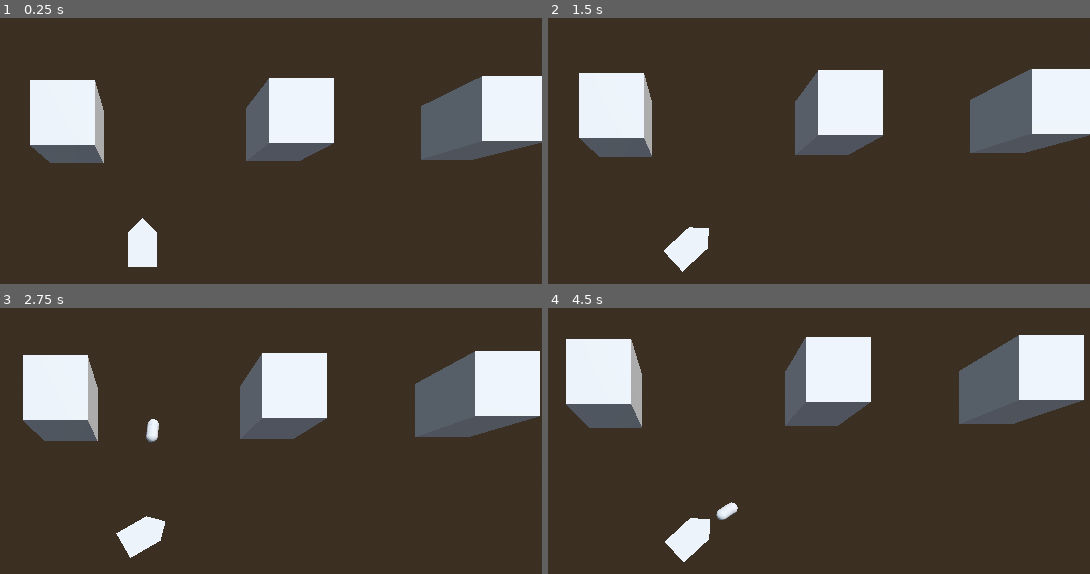
Above: before the commit, frames 1-4 (two rows, left to right).
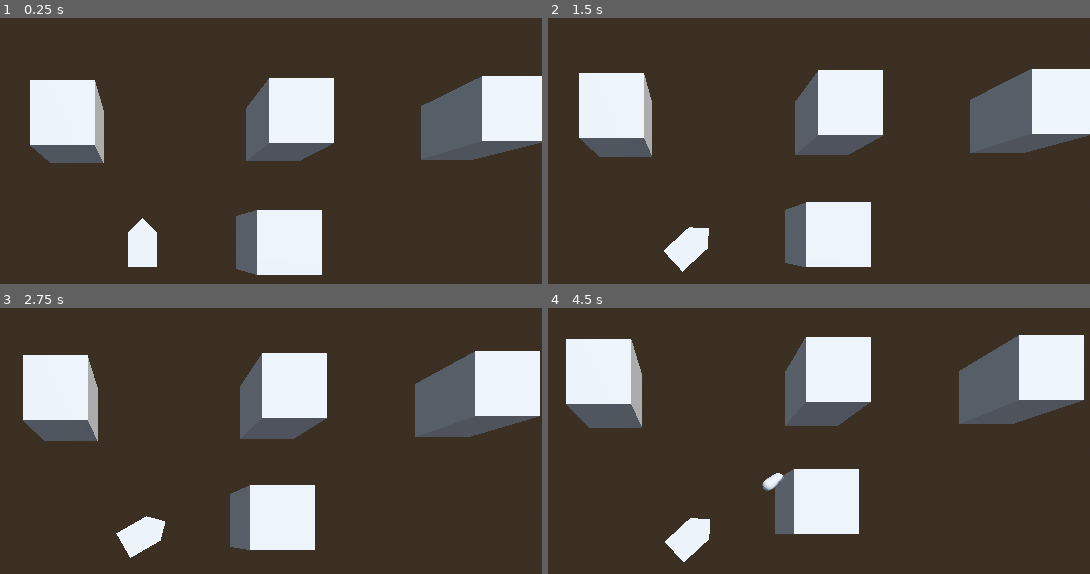
Above: after the commit, the same moments.

Repository: TheiaB/propaganda-asteroids
Game: Godot game, scene res://scenes/game.tscn
The game is run twice, just before and just after one commit, with the same random seed, the same clock (stepped at 60 frames per second) and the same inputs.
Inputs:
- Up to frame 1 (0.25 s): no input
- Up to frame 2 (1.5 s): tap Enter at 0.5 s; hold D (right) 0.53-1.28 s; tap S (break) at 0.6 s; hold A (left) from 1.28 s (still down); tap W (gas) at 1.35 s
- Up to frame 3 (2.75 s): release A (left) at 2.03 s; hold D (right) from 2.03 s (still down); tap J (shoot) at 2.1 s
- Up to frame 4 (4.5 s): tap S (break) at 2.85 s; release D (right) at 3.53 s; hold A (left) from 3.53 s (still down); tap W (gas) at 3.6 s; tap J (shoot) at 4.35 s

The runs differ from the first frame. In frame 1, 3.8% of the frame differs, in the area x 43-60%, y 72-97%; in frame 2, 3.8%; in frame 3, 3.9%; in frame 4, 4.0%, in the area x 30-58%, y 60-85%.

Commit message:
make example astroids destroyable and add (health/weapon damage)

Diff:
--- a/project.godot
+++ b/project.godot
@@ -42,3 +42,9 @@
 "events": [Object(InputEventKey,"resource_local_to_scene":false,"resource_name":"","device":-1,"window_id":0,"alt_press …(192 unchanged characters)…
 ]
 }
+
+[layer_names]
+
+3d_physics/layer_2="Ship"
+3d_physics/layer_3="Astroid"
+3d_physics/layer_4="Bullet"
--- /dev/null
+++ b/scenes/example_astroid.tscn
@@ -0,0 +1,18 @@
+[gd_scene load_steps=3 format=3 uid="uid://c4yiwtl77ahvj"]
+
+[ext_resource type="Script" uid="uid://bddgaqomuqn2r" path="res://scripts/example_astroid.gd" id="1_q6l3o"]
+
+[sub_resource type="BoxShape3D" id="BoxShape3D_dttsx"]
+
+[node name="Node3D" type="Area3D"]
+collision_layer = 4
+collision_mask = 10
+script = ExtResource("1_q6l3o")
+
+[node name="CollisionShape3D" type="CollisionShape3D" parent="."]
+shape = SubResource("BoxShape3D_dttsx")
+
+[node name="CSGBox3D" type="CSGBox3D" parent="."]
+
+[connection signal="area_entered" from="." to="." method="_on_area_entered"]
+[connection signal="body_entered" from="." to="." method="_on_body_entered"]
--- a/scenes/game.tscn
+++ b/scenes/game.tscn
@@ -1,8 +1,9 @@
-[gd_scene load_steps=8 format=3 uid="uid://cnotxnjbhrj4a"]
+[gd_scene load_steps=9 format=3 uid="uid://cnotxnjbhrj4a"]
 
 [ext_resource type="Script" uid="uid://dxicgx2v6rcda" path="res://scripts/game.gd" id="1_lnu2h"]
 [ext_resource type="Script" uid="uid://c3nebth5qx3wg" path="res://scripts/camera_3d.gd" id="1_yqjtg"]
 [ext_resource type="PackedScene" uid="uid://boprrp0xswaga" path="res://scenes/ship.tscn" id="2_lnu2h"]
+[ext_resource type="PackedScene" uid="uid://c4yiwtl77ahvj" path="res://scenes/example_astroid.tscn" id="4_lbhrr"]
 
 [sub_resource type="ProceduralSkyMaterial" id="ProceduralSkyMaterial_80nbo"]
 sky_horizon_color = Color(0.662243, 0.671743, 0.686743, 1)
@@ -93,3 +94,6 @@
 shape = SubResource("BoxShape3D_e2o6t")
 
 [node name="Lasers" type="Node" parent="."]
+
+[node name="Astroid" parent="." instance=ExtResource("4_lbhrr")]
+transform = Transform3D(1, 0, 0, 0, 1, 0, 0, 0, 1, 2.2656, 0, 0)
--- a/scenes/laser.tscn
+++ b/scenes/laser.tscn
@@ -6,6 +6,8 @@
 
 [node name="laser" type="Area3D"]
 transform = Transform3D(0.2, 0, 0, 0, 0.2, 0, 0, 0, 0.2, 0, 0, 0)
+collision_layer = 8
+collision_mask = 4
 script = ExtResource("1_xmihv")
 
 [node name="CollisionShape3D" type="CollisionShape3D" parent="."]
--- a/scenes/ship.tscn
+++ b/scenes/ship.tscn
@@ -7,6 +7,7 @@
 
 [node name="Ship" type="CharacterBody3D"]
 collision_layer = 2
+collision_mask = 5
 script = ExtResource("1_2gnfn")
 ACCELERATION = 3.0
 
--- /dev/null
+++ b/scripts/example_astroid.gd
@@ -0,0 +1,13 @@
+extends Area3D
+
+signal ship_hits_astroid
+@onready var ship: CharacterBody3D = %Ship
+@export var health = 3
+
+func _on_area_entered(area: Area3D) -> void:
+	health -= ship.weapon_damage
+	if health <= 0:
+		queue_free()
+
+func _on_body_entered(body: Node3D) -> void:
+	ship_hits_astroid.emit()
--- a/scripts/game.gd
+++ b/scripts/game.gd
@@ -2,12 +2,18 @@
 
 @onready var lasers: Node = $Lasers
 @onready var ship: Node = $Ship
+@onready var example_astroid = $Astroid
 
-func _on_player_hit():
-	print("SUI")
+func _on_player_hit_static_body():
+	print("Ship hit static body")
+
+
+func _on_ship_hits_astroid():
+	print("Ship hits Astroid")
 
 func _ready():
-	ship.player_hit.connect(_on_player_hit)
+	ship.player_hit_static_body.connect(_on_player_hit_static_body)
+	example_astroid.ship_hits_astroid.connect(_on_ship_hits_astroid)
 
 func _on_player_laser_shot(laser):
 	lasers.add_child(laser)
--- a/scripts/laser.gd
+++ b/scripts/laser.gd
@@ -1,10 +1,9 @@
 extends Area3D
 
-@export var speed := 10
+@export var speed := 50
 
 func _physics_process(delta: float) -> void:
 	global_position += -transform.basis.z * speed * delta
 
-
 func _on_visible_on_screen_notifier_3d_screen_exited() -> void:
 	queue_free()
--- a/scripts/ship.gd
+++ b/scripts/ship.gd
@@ -7,15 +7,17 @@
 @export var MIN_SPEED_THRESHOLD := 0.1
 @export var DECELERATION_AFTER_THRESHOLD := 0.1
 
-signal player_hit
+signal player_hit_static_body
 signal laser_shot
+
+@export var weapon_damage := 2
 
 @onready var muzzle := $Muzzle
 
 var laser_scene = preload("res://scenes/laser.tscn")
 
-func on_collsion(collision:KinematicCollision3D):
-	emit_signal("player_hit")
+func on_collide_with_static_body(collision:KinematicCollision3D):
+	emit_signal("player_hit_static_body")
 
 func _process(delta):
 	if Input.is_action_just_pressed("shoot"):
@@ -49,4 +51,4 @@
 	move_and_slide()
 	for i in get_slide_collision_count():
 		var collision = get_slide_collision(i)
-		on_collsion(collision)
+		on_collide_with_static_body(collision)
Not shown, added: scripts/example_astroid.gd.uid
